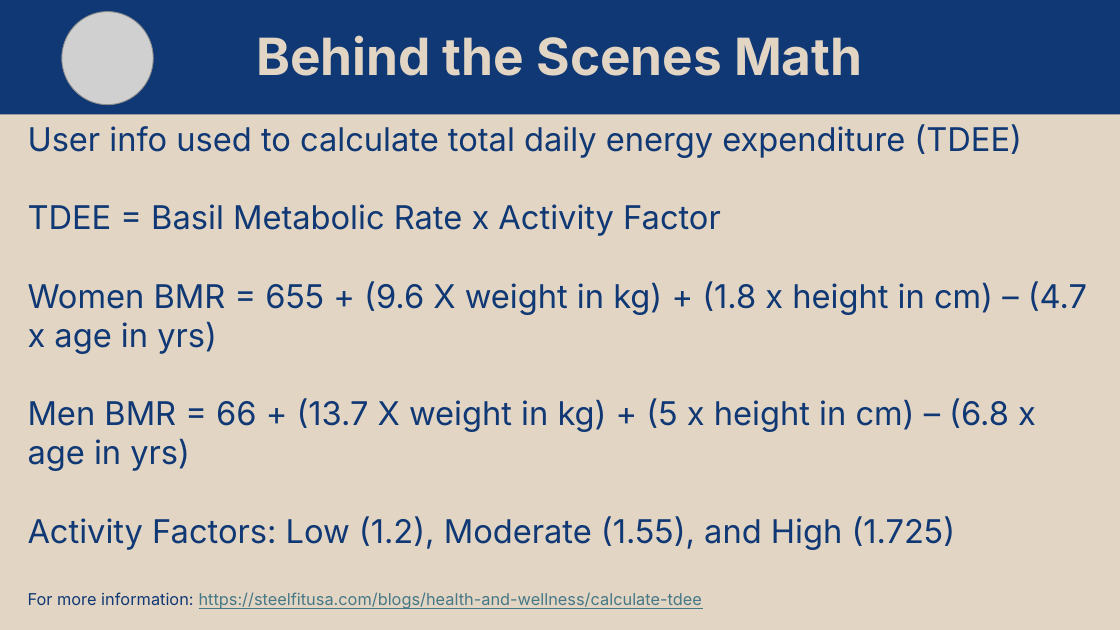
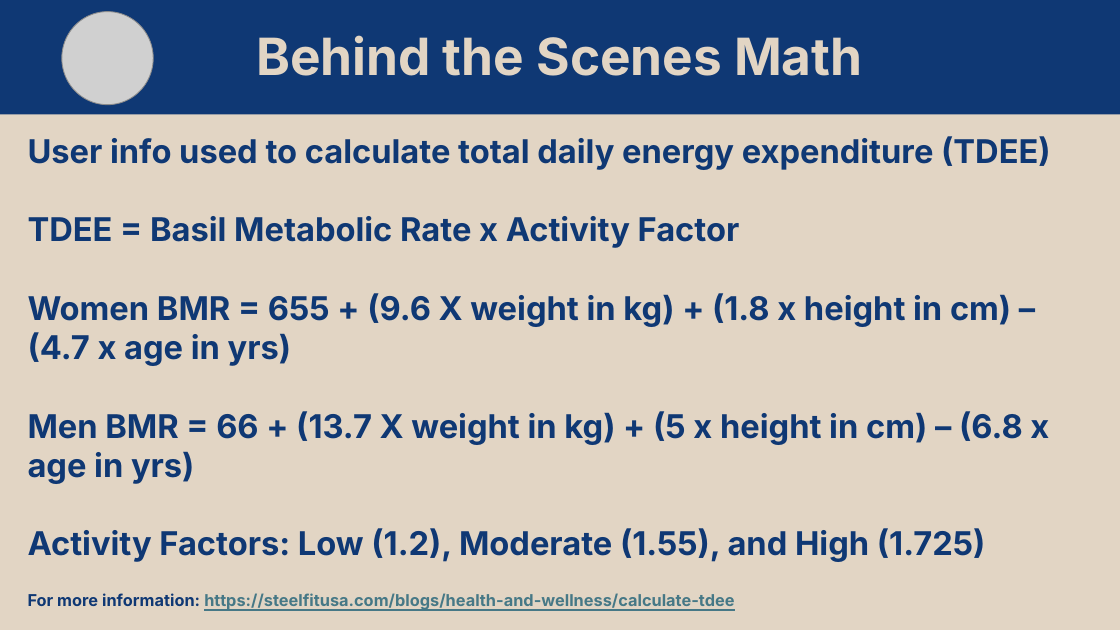
Before and after one commit to matt11matthew/NutritionCompass, a slide deck: slide 4 of diagrams/Nutrition Compass Presentation.pptx (slide 5 before the commit). Drawn at 1120x630 pixels with LibreOffice and Linux fonts; fonts in the diff are those of the drawing; grey boxes stand for pictures. Boxes give left, top, right and bottom in pixels: in the first picture for what was removed or moved away, otherwise in the second. Text is boxed around its words. In the diff, an @@ line names an element or a change of style, - is before the commit and + after.

```diff
--- a/diagrams/Nutrition Compass Presentation.pptx
+++ b/diagrams/Nutrition Compass Presentation.pptx
@@ text "User info used to calculate ...": place and size @@
-text "User info used to calculate ..." at box(28, 124, 1087, 609)
+text "User info used to calculate ..." at box(28, 136, 1051, 611)
@@ text "User info used to calculate ..." at box(28, 136, 1051, 611): bold on @@
```
Also in this commit, not shown: 7 other slides changed, 1 slide removed.
